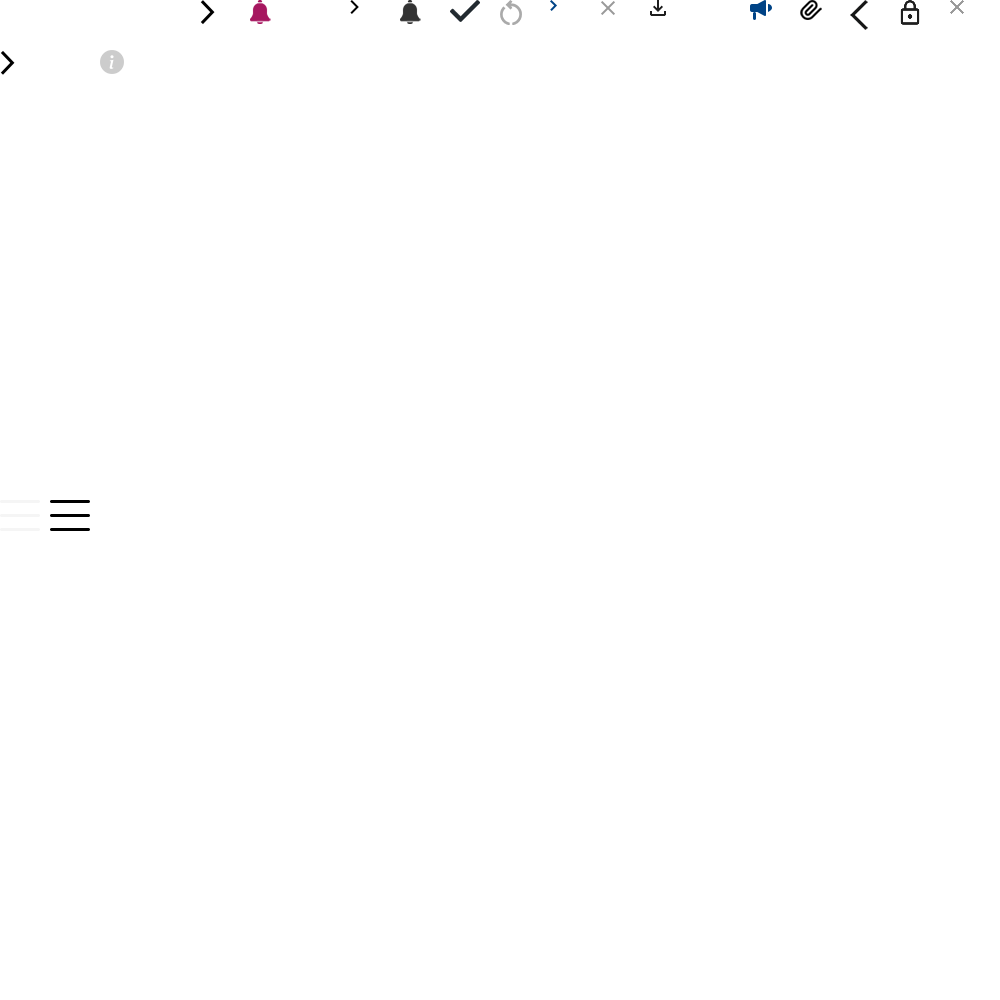
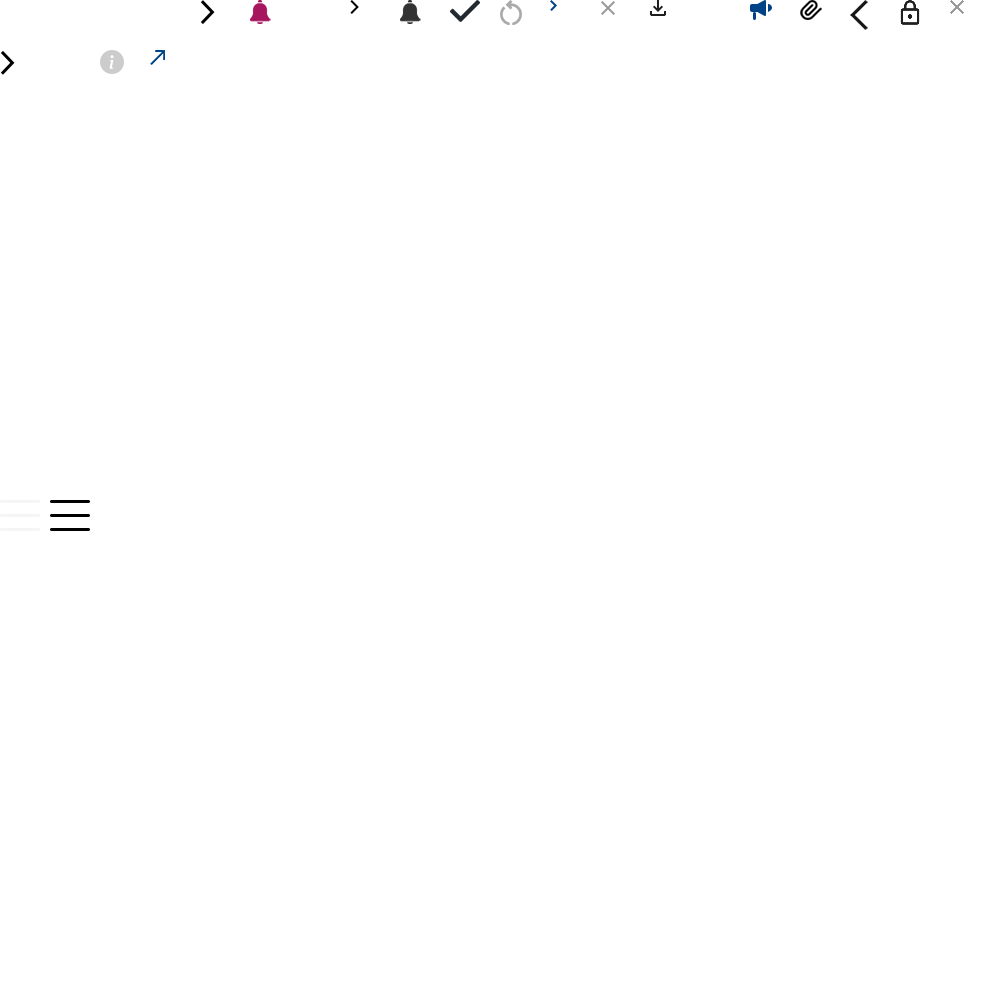
Layered file, before and after one edit (1000x1000). Changes by layer:
added layer "레이어 23" in group "그룹 2" over (x1=150, y1=50, x2=165, y2=65)
